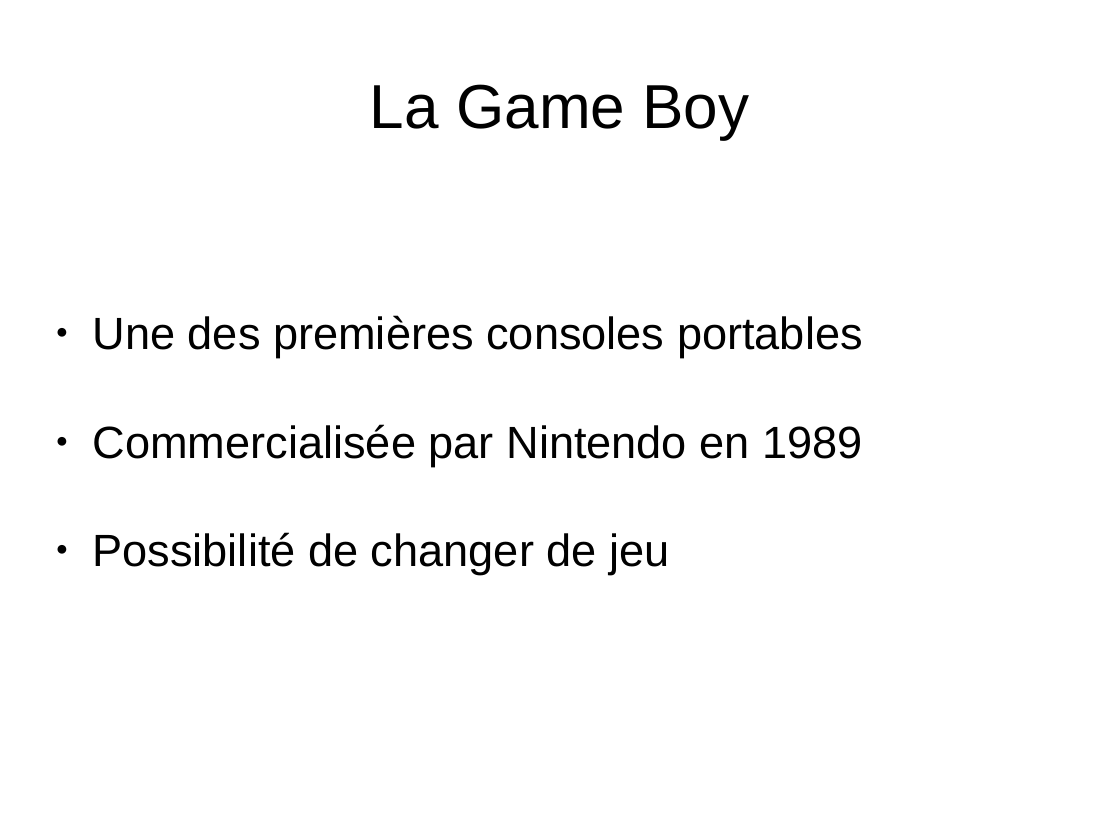
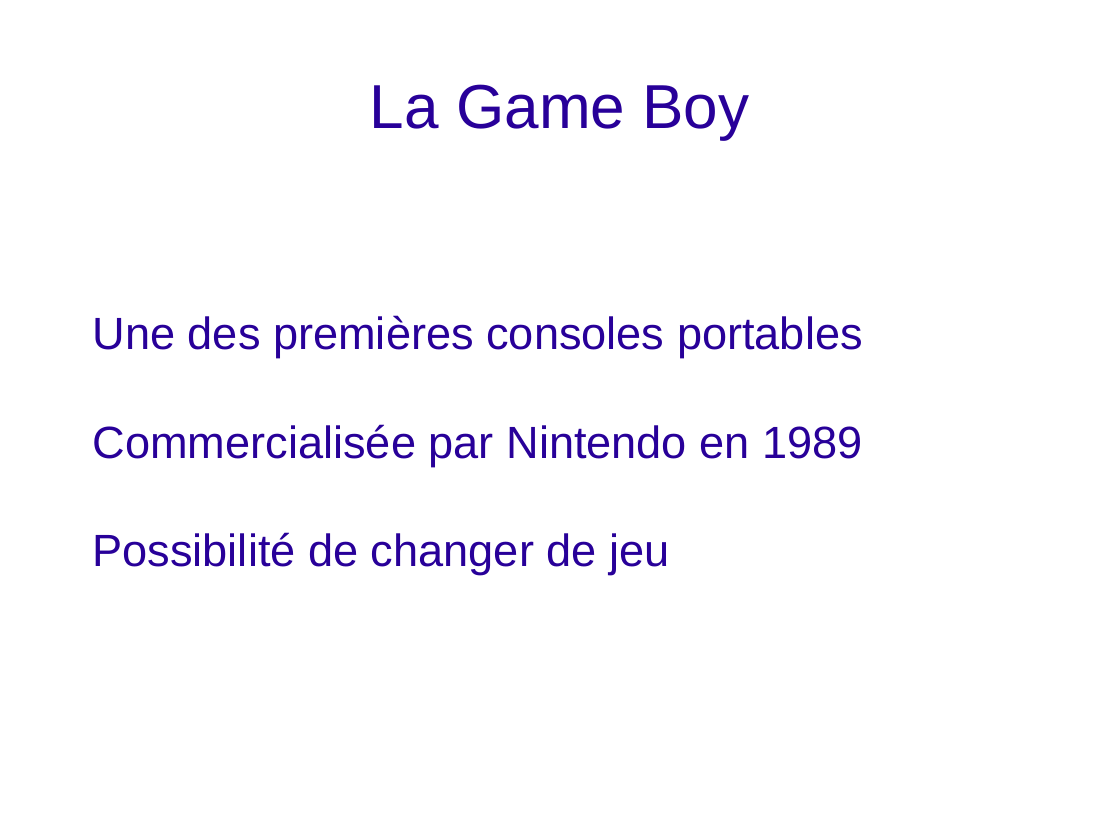
Before and after one commit to joakim-d/GroBoy, a slide deck: slide 5 of documents_TER/soutenance.odp. Drawn at 1120x840 pixels with LibreOffice and Linux fonts; fonts in the diff are those of the drawing; background and template pictures are left out. Boxes give left, top, right and bottom in pixels: in the first picture for what was removed or moved away, otherwise in the second. Text is boxed around its words. In the diff, an @@ line names an element or a change of style, - is before the commit and + after.

```diff
--- a/documents_TER/soutenance.odp
+++ b/documents_TER/soutenance.odp
@@ title "La Game Boy" at <box>370,84,749,139</box>: text colour #000000 to #280099 @@
@@ subtitle "Une des premières consoles portables" at <box>93,315,863,575</box>: text colour #000000 to #280099; bullet colour #000000 to #FFFFFF @@
```
Also in this commit, not shown: 29 other slides changed, 3 slides added, 3 slides removed.
